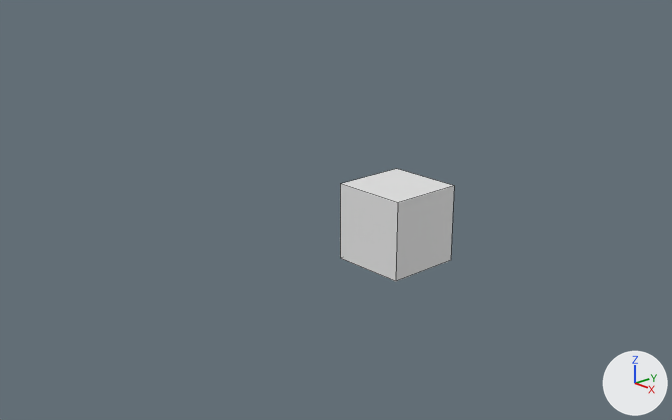
Two versions of the Blender file 3D_Class_HW/bridge.blend, one commit apart.
Rendered twice from a 50 mm camera at (15.47, -15.93, 8.04) aimed at (-0.6, -1.5, 0.53). Arrows for +X, +Y and +Z are at lower right; the lights stay in place. Mesh edges are drawn as thin lines.
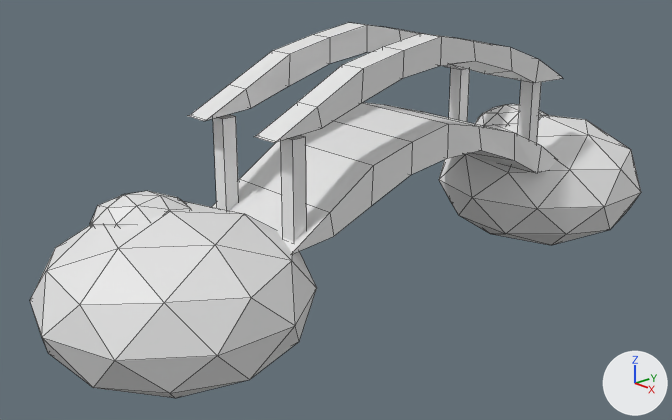
Commit message: Add Homework "Bridge"

Diff of the bpy script that builds the scene:
```diff
--- a/3D_Class_HW/bridge.blend.py
+++ b/3D_Class_HW/bridge.blend.py
@@ me_cube @@
-me_cube.from_pydata(...)  # 8 vertices, 6 faces; spans x -1.0..1.0, y -1.0..1.0, z -1.0..1.0
+me_cube.from_pydata(...)  # 36 vertices, 34 faces; spans x -1.02..1.02, y -1.0..1.0, z -1.0..4.97
+# me_cube part 1
+# 4 vertices are removed from x -1.0..1.0, y -1.0..1.0, z 1.0
+# 6 faces are deleted
+# 18 vertices are added at x -1.02..1.02, y -0.99..0.98, z -0.97..4.97
+# 14 new vertices lie (2.0, 0.0, 0.0) away from vertices in x -1.0, y -0.99..0.98, z -0.97..4.97
+# 34 new faces join them
 me_cube.materials.append(mat_material)
@@ ob_cube @@
 ob_cube = bpy.data.objects.new('Cube', me_cube)
-ob_cube.location = (0.0, 0.0, 0.0)
+ob_cube.location = (0.0, 0.0, 1.2)
+ob_cube.scale = (1.6, 4.79, 0.332)
@@ ob_cube_006 @@
+ob_cube_006 = bpy.data.objects.new('Cube.006', me_cube_006)  # a box spanning x -1.0..1.0, y -1.0..1.0, z -1.0..1.0
+ob_cube_006.location = (1.15, 3.68, 2.46)
+ob_cube_006.scale = (0.192, 0.175, 1.04)
@@ ob_cube_005 @@
+ob_cube_005 = bpy.data.objects.new('Cube.005', me_cube_005)  # 36 vertices, 34 faces; spans x -1.02..1.02, y -1.0..1.0, z -1.0..4.97; in mat_material_002 (white #e7e7e7)
+ob_cube_005.location = (1.18, -0.24, 3.55)
+ob_cube_005.scale = (0.321, 4.79, 0.265)
@@ ob_cube_004 @@
+ob_cube_004 = bpy.data.objects.new('Cube.004', me_cube_006.copy())
+ob_cube_004.location = (1.21, -4.3, 2.11)
+ob_cube_004.scale = (0.192, 0.175, 1.12)
@@ ob_cube_003 @@
+ob_cube_003 = bpy.data.objects.new('Cube.003', me_cube_006.copy())
+ob_cube_003.location = (-1.19, -4.3, 2.11)
+ob_cube_003.scale = (0.192, 0.175, 1.12)
@@ ob_cube_002 @@
+ob_cube_002 = bpy.data.objects.new('Cube.002', me_cube_002)  # 36 vertices, 34 faces; spans x -1.02..1.02, y -1.0..1.0, z -1.0..4.97; in mat_material_001 (white #e7e7e7)
+ob_cube_002.location = (-1.22, -0.24, 3.55)
+ob_cube_002.scale = (0.321, 4.79, 0.265)
@@ ob_cube_001 @@
+ob_cube_001 = bpy.data.objects.new('Cube.001', me_cube_006.copy())
+ob_cube_001.location = (-1.25, 3.68, 2.46)
+ob_cube_001.scale = (0.192, 0.175, 1.04)
@@ ob_icosphere_003 @@
+ob_icosphere_003 = bpy.data.objects.new('Icosphere.003', me_icosphere_003)  # an icosphere of 80 faces spanning x -0.95..0.95, y -1.0..1.0, z -1.0..1.0
+ob_icosphere_003.location = (0.0, -6.54, 0.0)
+ob_icosphere_003.scale = (2.96, 2.96, 1.83)
@@ ob_icosphere_002 @@
+ob_icosphere_002 = bpy.data.objects.new('Icosphere.002', me_icosphere_003.copy())
+ob_icosphere_002.location = (-1.0, -6.54, 1.25)
+ob_icosphere_002.rotation_euler = (-0.241, -0.274, -0.0787)  # degrees (-14, -16, -4.5)
+ob_icosphere_002.scale = (1.19, 1.19, 0.738)
@@ ob_icosphere_001 @@
+ob_icosphere_001 = bpy.data.objects.new('Icosphere.001', me_icosphere_003.copy())
+ob_icosphere_001.location = (-1.0, 5.9, 1.25)
+ob_icosphere_001.rotation_euler = (-0.241, -0.274, -0.0787)  # degrees (-14, -16, -4.5)
+ob_icosphere_001.scale = (1.19, 1.19, 0.738)
@@ ob_icosphere @@
+ob_icosphere = bpy.data.objects.new('Icosphere', me_icosphere_003.copy())
+ob_icosphere.location = (0.0, 5.9, 0.0)
+ob_icosphere.scale = (2.96, 2.96, 1.83)
```

What differs and where, as boxes (x1, y1, x2, y2) in the pictures (672 x 420 px):
'Icosphere.003', added: after (30, 201, 317, 398)
'Cube', reshaped, moved, rescaled (201% wider, 35% taller): before (340, 169, 454, 281); after (212, 102, 557, 254)
'Icosphere', added: after (439, 115, 641, 245)
'Cube.005', added: after (254, 33, 563, 143)
'Cube.002', added: after (188, 23, 466, 121)
'Cube.004', added: after (281, 135, 307, 242)
'Icosphere.002', added: after (90, 191, 191, 227)
'Cube.003', added: after (213, 114, 239, 211)
'Cube.006', added: after (518, 80, 541, 143)
'Cube.001', added: after (449, 68, 470, 122)
'Icosphere.001', added: after (475, 104, 549, 127)
